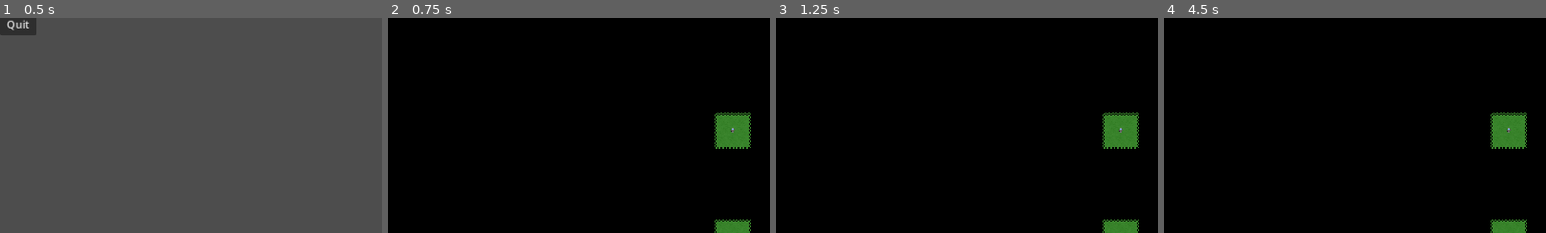
Above: before the commit, frames 1-4 (left to right).
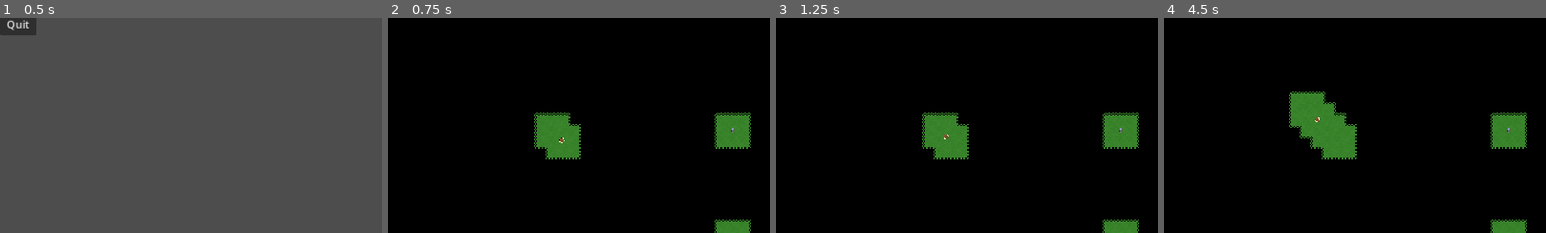
Above: after the commit, the same moments.

Repository: wssuomi/pirate-jam-14
Game: Godot game, scene res://scenes/main_menu.tscn
Two runs of this game, one before a commit and one after it. Both use one fixed random seed, a clock stepped at 60 frames per second and the inputs below.
Inputs (mouse positions are % of the whole screen's width and height, from its top left):
- Up to frame 1 (0.5 s): no input
- Up to frame 2 (0.75 s): click "Play" at 0.5 s
- Up to frame 3 (1.25 s): no input
- Up to frame 4 (4.5 s): click (2, 3) at 1.25 s; click "Continue" at 2 s; tap Enter at 2.75, 4.25 s; move the mouse to (72, 45) at 2.77 s; hold Right mouse button (erase_tile) 2.78-3.53 s; click (72, 45) at 2.92 s; tap Space at 3.5 s; move the mouse to (30, 55) at 3.52 s; click (30, 55) at 3.6 s; move the mouse to (60, 28) at 4.27 s; hold Middle mouse button (move_camera) from 4.28 s (still down); click (60, 28) at 4.42 s
The pictures show only the part of the screen within x 0-50%, y 12-62%; the shares and areas given below are measured in that part.

Frame 1 is identical in both runs. In frame 2, 2.1% of the frame differs, in the area x 38-51%, y 44-66%; in frame 3, 2.1%; in frame 4, 3.6%, in the area x 32-51%, y 34-66%.

Commit message:
added bug enemy

Diff:
--- /dev/null
+++ b/scenes/bug.tscn
@@ -0,0 +1,332 @@
+[gd_scene load_steps=37 format=3 uid="uid://dal74ditsplo1"]
+
+[ext_resource type="Script" path="res://scripts/bug.gd" id="1_dudvo"]
+[ext_resource type="Texture2D" uid="uid://dbvaqb4vb16xc" path="res://assets/bug_spritesheet.png" id="1_rrjkc"]
+
+[sub_resource type="AtlasTexture" id="AtlasTexture_tc3sx"]
+atlas = ExtResource("1_rrjkc")
+region = Rect2(0, 0, 8, 8)
+
+[sub_resource type="AtlasTexture" id="AtlasTexture_8wefb"]
+atlas = ExtResource("1_rrjkc")
+region = Rect2(8, 0, 8, 8)
+
+[sub_resource type="AtlasTexture" id="AtlasTexture_ghopy"]
+atlas = ExtResource("1_rrjkc")
+region = Rect2(16, 0, 8, 8)
+
+[sub_resource type="AtlasTexture" id="AtlasTexture_joibw"]
+atlas = ExtResource("1_rrjkc")
+region = Rect2(24, 0, 8, 8)
+
+[sub_resource type="AtlasTexture" id="AtlasTexture_ena0p"]
+atlas = ExtResource("1_rrjkc")
+region = Rect2(0, 8, 8, 8)
+
+[sub_resource type="AtlasTexture" id="AtlasTexture_q7q6f"]
+atlas = ExtResource("1_rrjkc")
+region = Rect2(8, 8, 8, 8)
+
+[sub_resource type="AtlasTexture" id="AtlasTexture_mpkam"]
+atlas = ExtResource("1_rrjkc")
+region = Rect2(16, 8, 8, 8)
+
+[sub_resource type="AtlasTexture" id="AtlasTexture_dklw4"]
+atlas = ExtResource("1_rrjkc")
+region = Rect2(24, 8, 8, 8)
+
+[sub_resource type="AtlasTexture" id="AtlasTexture_77bxd"]
+atlas = ExtResource("1_rrjkc")
+region = Rect2(0, 24, 8, 8)
+
+[sub_resource type="AtlasTexture" id="AtlasTexture_q5xju"]
+atlas = ExtResource("1_rrjkc")
+region = Rect2(8, 8, 8, 8)
+
+[sub_resource type="AtlasTexture" id="AtlasTexture_thy5m"]
+atlas = ExtResource("1_rrjkc")
+region = Rect2(24, 0, 8, 8)
+
+[sub_resource type="AtlasTexture" id="AtlasTexture_fkqy8"]
+atlas = ExtResource("1_rrjkc")
+region = Rect2(16, 8, 8, 8)
+
+[sub_resource type="AtlasTexture" id="AtlasTexture_hp1ae"]
+atlas = ExtResource("1_rrjkc")
+region = Rect2(16, 16, 8, 8)
+
+[sub_resource type="AtlasTexture" id="AtlasTexture_htr1i"]
+atlas = ExtResource("1_rrjkc")
+region = Rect2(0, 0, 8, 8)
+
+[sub_resource type="AtlasTexture" id="AtlasTexture_p38g8"]
+atlas = ExtResource("1_rrjkc")
+region = Rect2(24, 8, 8, 8)
+
+[sub_resource type="AtlasTexture" id="AtlasTexture_e8uu0"]
+atlas = ExtResource("1_rrjkc")
+region = Rect2(8, 0, 8, 8)
+
+[sub_resource type="AtlasTexture" id="AtlasTexture_ojx7l"]
+atlas = ExtResource("1_rrjkc")
+region = Rect2(0, 8, 8, 8)
+
+[sub_resource type="AtlasTexture" id="AtlasTexture_1cwbi"]
+atlas = ExtResource("1_rrjkc")
+region = Rect2(0, 24, 8, 8)
+
+[sub_resource type="AtlasTexture" id="AtlasTexture_02avt"]
+atlas = ExtResource("1_rrjkc")
+region = Rect2(8, 24, 8, 8)
+
+[sub_resource type="AtlasTexture" id="AtlasTexture_vx5um"]
+atlas = ExtResource("1_rrjkc")
+region = Rect2(8, 8, 8, 8)
+
+[sub_resource type="AtlasTexture" id="AtlasTexture_l0ur1"]
+atlas = ExtResource("1_rrjkc")
+region = Rect2(24, 16, 8, 8)
+
+[sub_resource type="AtlasTexture" id="AtlasTexture_xk0p0"]
+atlas = ExtResource("1_rrjkc")
+region = Rect2(24, 0, 8, 8)
+
+[sub_resource type="AtlasTexture" id="AtlasTexture_wl1q6"]
+atlas = ExtResource("1_rrjkc")
+region = Rect2(16, 8, 8, 8)
+
+[sub_resource type="AtlasTexture" id="AtlasTexture_v7aor"]
+atlas = ExtResource("1_rrjkc")
+region = Rect2(16, 24, 8, 8)
+
+[sub_resource type="AtlasTexture" id="AtlasTexture_5lcor"]
+atlas = ExtResource("1_rrjkc")
+region = Rect2(16, 16, 8, 8)
+
+[sub_resource type="AtlasTexture" id="AtlasTexture_7bfhg"]
+atlas = ExtResource("1_rrjkc")
+region = Rect2(16, 0, 8, 8)
+
+[sub_resource type="AtlasTexture" id="AtlasTexture_7omxv"]
+atlas = ExtResource("1_rrjkc")
+region = Rect2(0, 0, 8, 8)
+
+[sub_resource type="AtlasTexture" id="AtlasTexture_yabhn"]
+atlas = ExtResource("1_rrjkc")
+region = Rect2(0, 16, 8, 8)
+
+[sub_resource type="AtlasTexture" id="AtlasTexture_rpqhq"]
+atlas = ExtResource("1_rrjkc")
+region = Rect2(24, 24, 8, 8)
+
+[sub_resource type="AtlasTexture" id="AtlasTexture_8omcq"]
+atlas = ExtResource("1_rrjkc")
+region = Rect2(24, 8, 8, 8)
+
+[sub_resource type="AtlasTexture" id="AtlasTexture_ctc8a"]
+atlas = ExtResource("1_rrjkc")
+region = Rect2(8, 0, 8, 8)
+
+[sub_resource type="AtlasTexture" id="AtlasTexture_r0xsj"]
+atlas = ExtResource("1_rrjkc")
+region = Rect2(8, 16, 8, 8)
+
+[sub_resource type="SpriteFrames" id="SpriteFrames_rwv4a"]
+animations = [{
+"frames": [{
+"duration": 1.0,
+"texture": SubResource("AtlasTexture_tc3sx")
+}, {
+"duration": 1.0,
+"texture": SubResource("AtlasTexture_8wefb")
+}, {
+"duration": 1.0,
+"texture": SubResource("AtlasTexture_ghopy")
+}, {
+"duration": 1.0,
+"texture": SubResource("AtlasTexture_joibw")
+}, {
+"duration": 1.0,
+"texture": SubResource("AtlasTexture_ena0p")
+}, {
+"duration": 1.0,
+"texture": SubResource("AtlasTexture_q7q6f")
+}, {
+"duration": 1.0,
+"texture": SubResource("AtlasTexture_mpkam")
+}, {
+"duration": 1.0,
+"texture": SubResource("AtlasTexture_dklw4")
+}],
+"loop": true,
+"name": &"Spin",
+"speed": 5.0
+}, {
+"frames": [{
+"duration": 1.0,
+"texture": SubResource("AtlasTexture_77bxd")
+}],
+"loop": true,
+"name": &"idle_down",
+"speed": 0.0
+}, {
+"frames": [{
+"duration": 1.0,
+"texture": SubResource("AtlasTexture_q5xju")
+}],
+"loop": true,
+"name": &"idle_down_left",
+"speed": 5.0
+}, {
+"frames": [{
+"duration": 1.0,
+"texture": SubResource("AtlasTexture_thy5m")
+}],
+"loop": true,
+"name": &"idle_down_right",
+"speed": 5.0
+}, {
+"frames": [{
+"duration": 1.0,
+"texture": SubResource("AtlasTexture_fkqy8")
+}],
+"loop": true,
+"name": &"idle_left",
+"speed": 0.0
+}, {
+"frames": [{
+"duration": 1.0,
+"texture": SubResource("AtlasTexture_hp1ae")
+}],
+"loop": true,
+"name": &"idle_right",
+"speed": 0.0
+}, {
+"frames": [{
+"duration": 1.0,
+"texture": SubResource("AtlasTexture_htr1i")
+}],
+"loop": true,
+"name": &"idle_up",
+"speed": 0.0
+}, {
+"frames": [{
+"duration": 1.0,
+"texture": SubResource("AtlasTexture_p38g8")
+}],
+"loop": true,
+"name": &"idle_up_left",
+"speed": 5.0
+}, {
+"frames": [{
+"duration": 1.0,
+"texture": SubResource("AtlasTexture_e8uu0")
+}],
+"loop": true,
+"name": &"idle_up_right",
+"speed": 5.0
+}, {
+"frames": [{
+"duration": 1.0,
+"texture": SubResource("AtlasTexture_ojx7l")
+}, {
+"duration": 1.0,
+"texture": SubResource("AtlasTexture_1cwbi")
+}],
+"loop": true,
+"name": &"walk_down",
+"speed": 5.0
+}, {
+"frames": [{
+"duration": 1.0,
+"texture": SubResource("AtlasTexture_02avt")
+}, {
+"duration": 1.0,
+"texture": SubResource("AtlasTexture_vx5um")
+}],
+"loop": true,
+"name": &"walk_down_left",
+"speed": 5.0
+}, {
+"frames": [{
+"duration": 1.0,
+"texture": SubResource("AtlasTexture_l0ur1")
+}, {
+"duration": 1.0,
+"texture": SubResource("AtlasTexture_xk0p0")
+}],
+"loop": true,
+"name": &"walk_down_right",
+"speed": 5.0
+}, {
+"frames": [{
+"duration": 1.0,
+"texture": SubResource("AtlasTexture_wl1q6")
+}, {
+"duration": 1.0,
+"texture": SubResource("AtlasTexture_v7aor")
+}],
+"loop": true,
+"name": &"walk_left",
+"speed": 5.0
+}, {
+"frames": [{
+"duration": 1.0,
+"texture": SubResource("AtlasTexture_5lcor")
+}, {
+"duration": 1.0,
+"texture": SubResource("AtlasTexture_7bfhg")
+}],
+"loop": true,
+"name": &"walk_right",
+"speed": 5.0
+}, {
+"frames": [{
+"duration": 1.0,
+"texture": SubResource("AtlasTexture_7omxv")
+}, {
+"duration": 1.0,
+"texture": SubResource("AtlasTexture_yabhn")
+}],
+"loop": true,
+"name": &"walk_up",
+"speed": 5.0
+}, {
+"frames": [{
+"duration": 1.0,
+"texture": SubResource("AtlasTexture_rpqhq")
+}, {
+"duration": 1.0,
+"texture": SubResource("AtlasTexture_8omcq")
+}],
+"loop": true,
+"name": &"walk_up_left",
+"speed": 5.0
+}, {
+"frames": [{
+"duration": 1.0,
+"texture": SubResource("AtlasTexture_ctc8a")
+}, {
+"duration": 1.0,
+"texture": SubResource("AtlasTexture_r0xsj")
+}],
+"loop": true,
+"name": &"walk_up_right",
+"speed": 5.0
+}]
+
+[sub_resource type="RectangleShape2D" id="RectangleShape2D_sy38v"]
+size = Vector2(2, 6)
+
+[node name="Bug" type="CharacterBody2D"]
+script = ExtResource("1_dudvo")
+
+[node name="BugSprite" type="AnimatedSprite2D" parent="."]
+texture_filter = 1
+sprite_frames = SubResource("SpriteFrames_rwv4a")
+animation = &"idle_up_right"
+autoplay = "idle_down"
+
+[node name="CollisionShape2D" type="CollisionShape2D" parent="."]
+position = Vector2(0, -1)
+shape = SubResource("RectangleShape2D_sy38v")
--- a/scripts/Game.gd
+++ b/scripts/Game.gd
@@ -18,16 +18,19 @@
 const POLLUTION_SPREAD_RATE: float = 2.
 const fog_dict = preload("res://scripts/fog.gd").fog_dict
 const SHIP = preload("res://scenes/ship.tscn")
+const BUG = preload("res://scenes/bug.tscn")
 
 enum Modes {Normal, Place, MoveUnit, UnitSelected, BuildingSelected}
 enum Buildings {None, Slab, LargeSlab, Factory, Drill, Ship}
 enum Units {Infantry}
+enum Enemies {Bug}
 enum Resources {Copper, Stone, Iron, Coal}
 
 var tiles_texture = preload("res://assets/map_tiles.png")
 var paused = false
 var tiles = {}
 var units = {}
+var enemies = {}
 var rng = RandomNumberGenerator.new()
 var ground_layer: int = 0
 var decoration_layer: int = 1
@@ -110,6 +113,10 @@
 	spawn_unit(Units.Infantry, Vector2i(32,15))
 	spawn_unit(Units.Infantry, Vector2i(32,25))
 	spawn_unit(Units.Infantry, Vector2i(60,60))
+	spawn_enemy(Enemies.Bug, Vector2i(16,16))
+	enemies.values()[0].move_queue.append_array(find_path(Vector2i(16,16),Vector2i(0,0)))
+	enemies.values()[0].move_queue.append_array(find_path(Vector2i(0,0),Vector2i(10,0)))
+	enemies.values()[0].move_queue.append_array(find_path(Vector2i(10,0),Vector2i(16,10)))
 
 func draw_map_tiles() -> void:
 	for tile in tiles.values():
@@ -233,6 +240,16 @@
 			instance.position = map.map_to_local(pos)
 			add_child(instance)
 			units[pos] = instance
+	clear_fog_around_pos(pos)
+
+func spawn_enemy(enemy_type: Enemies, pos: Vector2i):
+	match enemy_type:
+		Enemies.Bug:
+			var instance = BUG.instantiate()
+			instance.position = map.map_to_local(pos)
+			add_child(instance)
+			enemies[pos] = instance
+	# remove after done
 	clear_fog_around_pos(pos)
 
 func select_unit(pos: Vector2i):
--- /dev/null
+++ b/scripts/bug.gd
@@ -0,0 +1,83 @@
+extends CharacterBody2D
+
+@onready var map = $"../Map"
+@onready var enemies: Dictionary = $"..".enemies
+@onready var main = $".."
+@onready var bug_sprite = $BugSprite
+
+const SPEED = 15
+
+enum Directions {Up, UpRight, UpLeft, Down, DownLeft, DownRight, Left, Right}
+
+var move_queue: Array[Vector2i] = []
+var state: States = States.Guard
+var look_dir: Directions = Directions.Down
+
+enum States {Guard, Walk, Attack}
+
+func _process(delta):
+	match state:
+		States.Guard:
+			if move_queue != []:
+				if move_queue[0] not in enemies and main.is_walkable(main.tiles[move_queue[0]]):
+					state = States.Walk
+					enemies.erase(map.local_to_map(global_position))
+					enemies[move_queue[0]] = self
+					var angle = Vector2(map.local_to_map(global_position)).angle_to_point(move_queue[0])
+					angle = int(angle * 180 / PI) + 135
+					angle = int((((angle - 0) * (8 - 0)) / (360. - 0)) + 0)
+					main.clear_fog_around_pos(move_queue[0])
+					match angle:
+						1:
+							bug_sprite.play("walk_up")
+							look_dir = Directions.Up
+						2:
+							bug_sprite.play("walk_up_right")
+							look_dir = Directions.UpRight
+						3:
+							bug_sprite.play("walk_right")
+							look_dir = Directions.Right
+						4:
+							bug_sprite.play("walk_down_right")
+							look_dir = Directions.DownRight
+						5:
+							bug_sprite.play("walk_down")
+							look_dir = Directions.Down
+						6:
+							bug_sprite.play("walk_down_left")
+							look_dir = Directions.DownLeft
+						7:
+							bug_sprite.play("walk_left")
+							look_dir = Directions.Left
+						0:
+							bug_sprite.play("walk_up_left")
+							look_dir = Directions.UpLeft
+				else:
+					if len(move_queue) != 1:
+						var path: Array[Vector2i] = main.find_path(map.local_to_map(global_position), move_queue[1])
+						move_queue = path
+					else:
+						move_queue = []
+		States.Walk:
+			var destination = map.map_to_local(move_queue[0])
+			global_position = global_position.move_toward(destination, SPEED * delta)
+			if global_position == destination:
+				state = States.Guard
+				move_queue.remove_at(0)
+				match look_dir:
+					Directions.Up:
+						bug_sprite.play("idle_up")
+					Directions.Down:
+						bug_sprite.play("idle_down")
+					Directions.Left:
+						bug_sprite.play("idle_left")
+					Directions.Right:
+						bug_sprite.play("idle_right")
+					Directions.UpLeft:
+						bug_sprite.play("idle_up_left")
+					Directions.DownLeft:
+						bug_sprite.play("idle_down_left")
+					Directions.UpRight:
+						bug_sprite.play("idle_up_right")
+					Directions.DownRight:
+						bug_sprite.play("idle_down_right")
